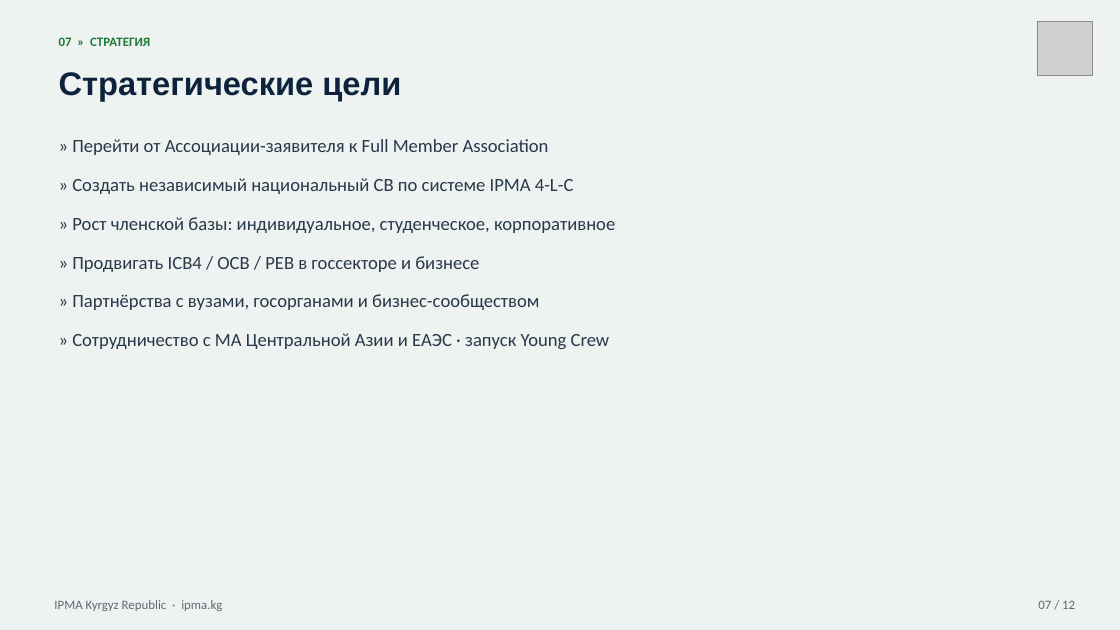
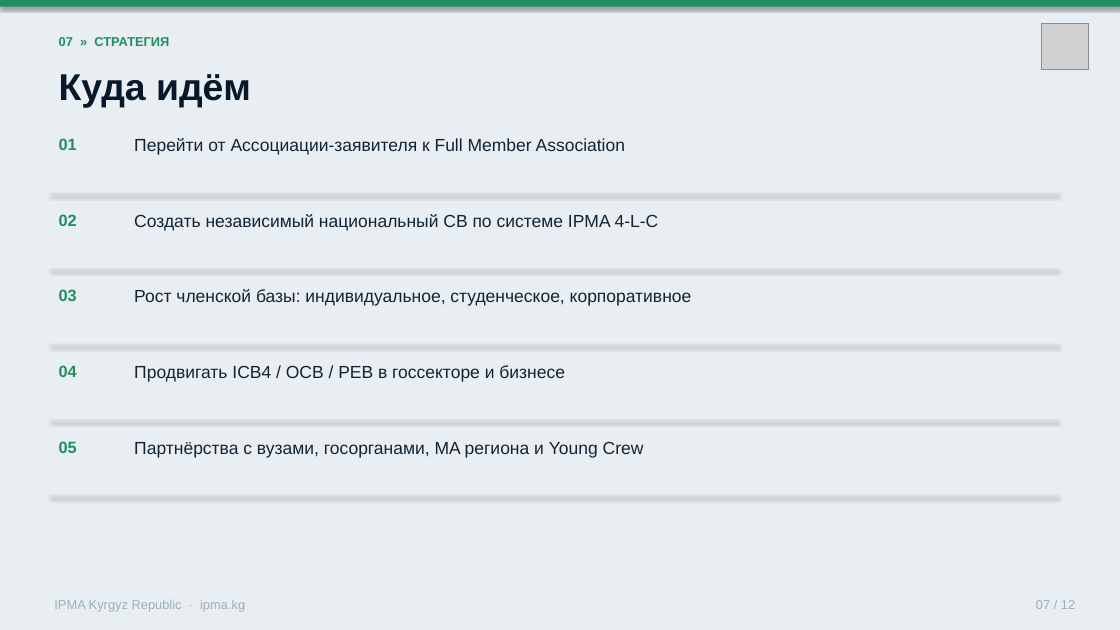
Before and after one commit to umekishev/umekishev, a slide deck: slide 7 of presentations/IPMA_Kyrgyzstan_CoD_Presentation.pptx. Drawn at 1120x630 pixels with LibreOffice and Linux fonts; fonts in the diff are those of the drawing; grey boxes stand for pictures. Boxes give left, top, right and bottom in pixels: in the first picture for what was removed or moved away, otherwise in the second. Text is boxed around its words. In the diff, an @@ line names an element or a change of style, - is before the commit and + after.

```diff
--- a/presentations/IPMA_Kyrgyzstan_CoD_Presentation.pptx
+++ b/presentations/IPMA_Kyrgyzstan_CoD_Presentation.pptx
@@ rectangle at (0,0,1120,630): fill #EEF2F1 to #E8EEF2 @@
@@ rectangle added at (0,0,1120,7), fill #1F8F5F @@
@@ text "07 » СТРАТЕГИЯ" at (59,37,169,46): font Calibri to Arial, text colour #1F7A34 to #1F8F5F @@
@@ picture: place and size @@
-picture at (1038,21,1092,76)
+picture at (1042,24,1088,70)
@@ text removed at (59,72,401,101) @@
-Стратегические цели
@@ text added at (59,74,251,107), 32 pt, text #07182A, bold @@
+Куда идём
@@ text added at (59,138,77,150), 14 pt, text #1F8F5F, bold @@
+01
@@ text removed at (72,139,615,349) @@
-» Перейти от Ассоциации-заявителя к Full Member Association
-» Создать независимый национальный CB по системе IPMA 4-L-C
-» Рост членской базы: индивидуальное, студенческое, корпоративное
-» Продвигать ICB4 / OCB / PEB в госсекторе и бизнесе
-» Партнёрства с вузами, госорганами и бизнес-сообществом
-» Сотрудничество с MA Центральной Азии и ЕАЭС · запуск Young Crew
@@ text added at (134,138,625,155), 15 pt, text #122433 @@
+Перейти от Ассоциации-заявителя к Full Member Association
@@ rectangle added at (50,193,1059,194), fill #D0DCE3 @@
@@ text added at (59,214,77,226), 14 pt, text #1F8F5F, bold @@
+02
@@ text added at (134,214,659,231), 15 pt, text #122433 @@
+Создать независимый национальный CB по системе IPMA 4-L-C
@@ rectangle added at (50,269,1059,270), fill #D0DCE3 @@
@@ text added at (59,289,77,301), 14 pt, text #1F8F5F, bold @@
+03
@@ text added at (134,289,692,306), 15 pt, text #122433 @@
+Рост членской базы: индивидуальное, студенческое, корпоративное
@@ rectangle added at (50,344,1059,345), fill #D0DCE3 @@
@@ text added at (59,365,77,377), 14 pt, text #1F8F5F, bold @@
+04
@@ text added at (134,365,565,382), 15 pt, text #122433 @@
+Продвигать ICB4 / OCB / PEB в госсекторе и бизнесе
@@ rectangle added at (50,420,1059,421), fill #D0DCE3 @@
@@ text added at (59,441,77,453), 14 pt, text #1F8F5F, bold @@
+05
@@ text added at (134,442,644,458), 15 pt, text #122433 @@
+Партнёрства с вузами, госорганами, MA региона и Young Crew
@@ rectangle added at (50,496,1059,497), fill #D0DCE3 @@
@@ text "IPMA Kyrgyz Republic · ipma.kg" at (54,600,245,612): font Calibri to Arial, text colour #5C6B72 to #9AAFBD @@
@@ text "07 / 12" at (1036,600,1075,609): font Calibri to Arial, text colour #5C6B72 to #9AAFBD @@
```
Also in this commit, not shown: 11 other slides changed, 1 other file.
